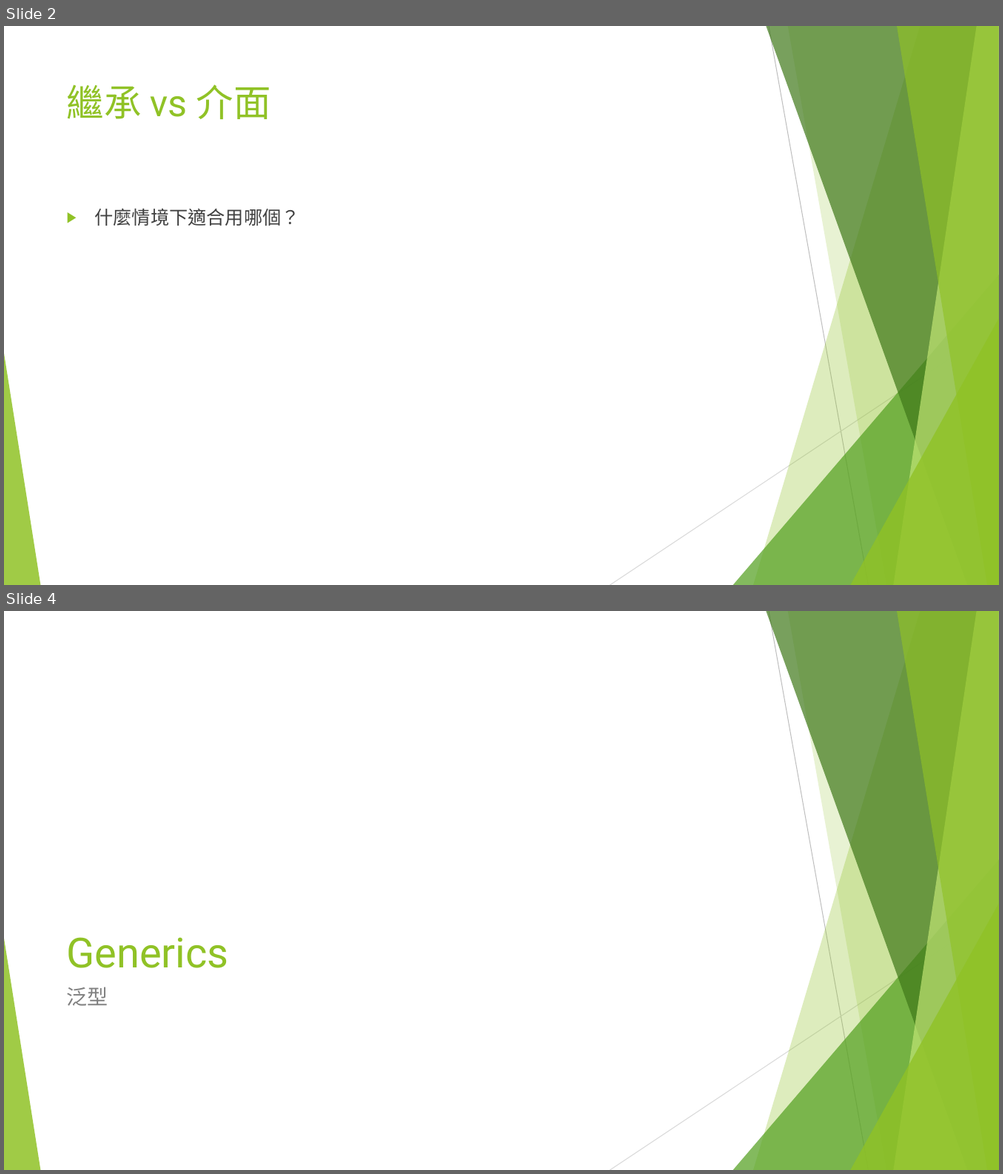
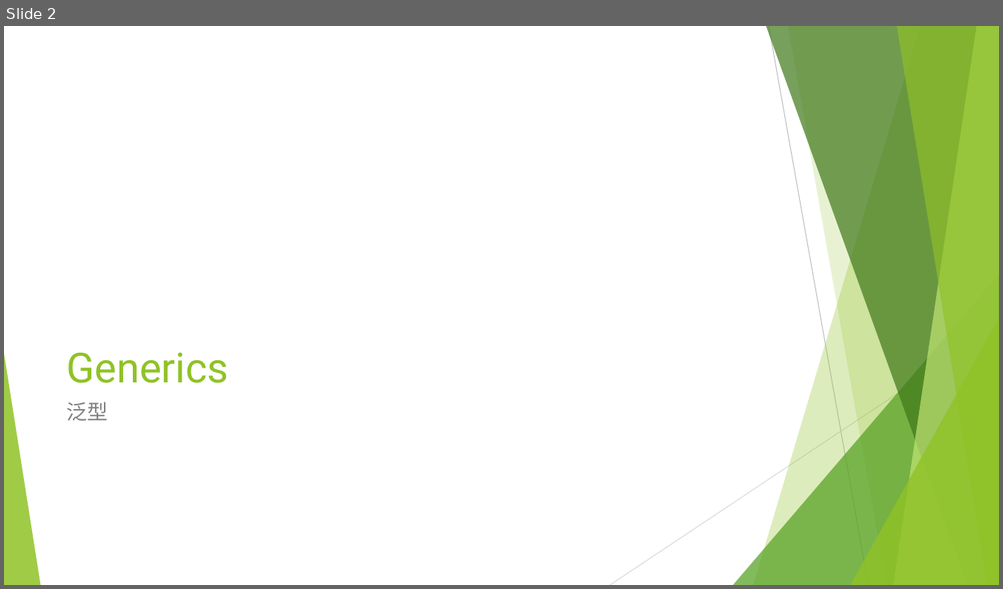
Before and after one commit to ianChen806/191124_CShaprer, a slide deck: CSharper_Generic.pptx. Shown one above the other, each under a label of ours: slides 2 and 4 before the commit, slide 2 after it; the slides between them are not shown. The pictures are 1003x1174 and 1003x589 pixels, drawn with LibreOffice and Linux fonts; fonts in the diff are those of the drawing. Boxes give left, top, right and bottom in pixels: in the first picture for what was removed or moved away, otherwise in the second. Text is boxed around its words. In the diff, an @@ line names an element or a change of style, - is before the commit and + after.

```diff
--- a/CSharper_Generic.pptx
+++ b/CSharper_Generic.pptx
@@ slide 2 removed at (4,26,999,585), background #FFFFFF; not listed: 10 template elements that a slide beside it also shows @@
@@ title removed at (67,84,271,119) @@
-繼承 vs 介面
@@ text removed at (95,209,300,226) @@
-▶ 什麼情境下適合用哪個？
@@ what was slide 4 is now slide 2 @@
```
Also in this commit, not shown: 2 slides changed, 1 other slide removed, 7 other files.
